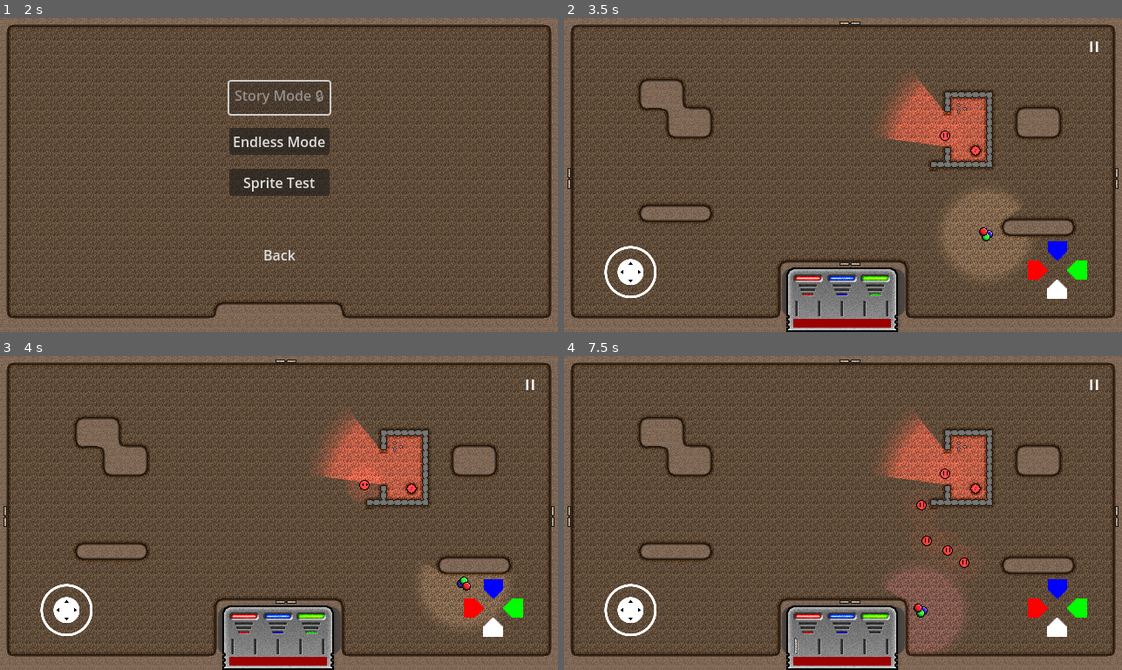
Above: before the commit, frames 1-4 (two rows, left to right).
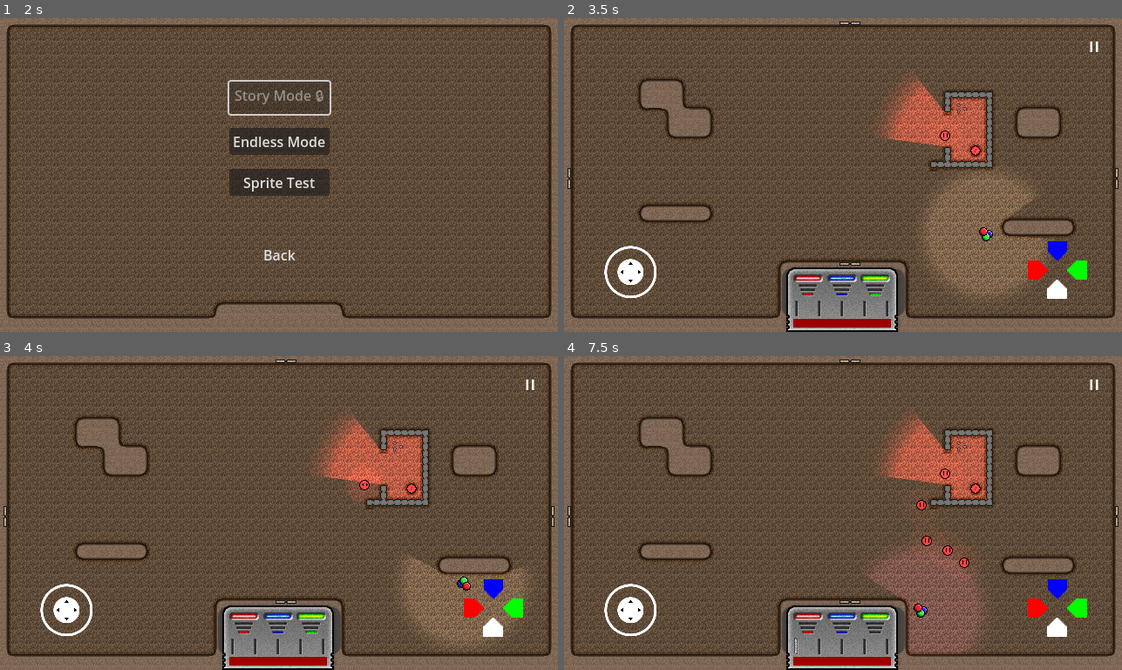
Above: after the commit, the same moments.

Repository: Degenerate-Games/shadows-below
Game: Godot game, scene res://scenes/menus/main_menu.tscn
Same seed, same stepped clock (60 frames per second), same inputs: the game is played once before the commit and once after it. Sound files missing from this copy of the repository are replaced by a short silence.
Inputs (mouse positions are in pixels of both pictures, inside the frame that each line leads up to):
- Up to frame 1 (2 s): click (279, 206) at 0.5 s; click (279, 206) at 1.25 s
- Up to frame 2 (3.5 s): click "Endless Mode" at 2 s; tap Enter at 2.75 s; move the mouse to (965, 159) at 2.77 s; hold D (move_right) from 2.78 s (still down); tap B (bake) at 2.85 s; click (965, 159) at 2.92 s
- Up to frame 3 (4 s): release D (move_right) at 3.5 s; drag from (167, 528) to (424, 572) at 3.52 s
- Up to frame 4 (7.5 s): move the mouse to (898, 443) at 4.27 s; hold D (move_right) 4.28-5 s; tap K (mixing_ui_clear) at 4.35 s; drag from (815, 575) to (976, 487) at 5.02 s; move the mouse to (1010, 560) at 5.77 s; hold A (move_left) 5.78-6.5 s; tap J (mixing_ui_red) at 5.85 s; drag from (675, 465) to (569, 516) at 6.52 s; move the mouse to (870, 513) at 7.27 s; hold S (move_down) from 7.28 s (still down); tap I (mixing_ui_blue) at 7.35 s; click (870, 513) at 7.42 s

Frame 1 is identical in both runs. In frame 2, 1.8% of the frame differs, in the area x 64-87%, y 49-89%; in frame 3, 1.1%; in frame 4, 1.1%.

Commit message:
Add player hit and pickup sounds

Diff:
--- a/scenes/player.tscn
+++ b/scenes/player.tscn
@@ -1,7 +1,11 @@
-[gd_scene load_steps=16 format=3 uid="uid://b0no58d1y44c4"]
+[gd_scene load_steps=20 format=3 uid="uid://b0no58d1y44c4"]
 
 [ext_resource type="Script" path="res://scripts/player.gd" id="1_envdg"]
 [ext_resource type="Texture2D" uid="uid://cf24sdexc2bd1" path="res://assets/sprites/shade_idle.png" id="2_d5y7b"]
+[ext_resource type="AudioStream" uid="uid://diwc70mdqqiua" path="res://assets/audio/sfx/pickupHealth.mp3" id="3_7c1x7"]
+[ext_resource type="AudioStream" uid="uid://d2jjuvhx572av" path="res://assets/audio/sfx/pickupAura.mp3" id="4_e6bhj"]
+[ext_resource type="AudioStream" uid="uid://74c868mibah0" path="res://assets/audio/sfx/pickupShadow.mp3" id="5_uidrs"]
+[ext_resource type="AudioStream" uid="uid://dipg8ls5stxbo" path="res://assets/audio/sfx/playerAuraHit_1.mp3" id="6_l53at"]
 
 [sub_resource type="AtlasTexture" id="AtlasTexture_j87w6"]
 atlas = ExtResource("2_d5y7b")
@@ -82,7 +86,7 @@
 radius = 9.0
 
 [sub_resource type="CircleShape2D" id="CircleShape2D_2pfb1"]
-radius = 54.0
+radius = 81.0247
 
 [node name="Player" type="CharacterBody2D" groups=["player"]]
 y_sort_enabled = true
@@ -99,7 +103,7 @@
 autoplay = "idle"
 
 [node name="PointLight2D" type="PointLight2D" parent="."]
-scale = Vector2(0.5, 0.5)
+scale = Vector2(0.7, 0.7)
 shadow_enabled = true
 texture = SubResource("GradientTexture2D_2ygnd")
 
@@ -120,6 +124,20 @@
 
 [node name="AuraPulseTimer" type="Timer" parent="."]
 
+[node name="Audio" type="Node" parent="."]
+
+[node name="PickupHealth" type="AudioStreamPlayer" parent="Audio"]
+stream = ExtResource("3_7c1x7")
+
+[node name="PickupAura" type="AudioStreamPlayer" parent="Audio"]
+stream = ExtResource("4_e6bhj")
+
+[node name="PickupShadow" type="AudioStreamPlayer" parent="Audio"]
+stream = ExtResource("5_uidrs")
+
+[node name="DamageTaken" type="AudioStreamPlayer" parent="Audio"]
+stream = ExtResource("6_l53at")
+
 [connection signal="area_entered" from="Area2D" to="." method="_on_area_2d_area_entered"]
 [connection signal="area_exited" from="Area2D" to="." method="_on_area_2d_area_exited"]
 [connection signal="body_entered" from="Area2D" to="." method="_on_area_2d_body_entered"]
--- a/scripts/player.gd
+++ b/scripts/player.gd
@@ -76,6 +76,9 @@
 
 func damage_enemies():
 	for enemy in affected_enemies:
+		if not enemy.is_inside_tree():
+			affected_enemies.erase(enemy)
+			continue
 		var enemy_color = enemy.get_color()
 		if enemy_color.r <= aura.color.r and enemy_color.g <= aura.color.g and enemy_color.b <= aura.color.b:
 			enemy.take_damage(1)
@@ -87,6 +90,7 @@
 			interactable.interact()
 
 func take_damage(damage: float):
+	$Audio/DamageTaken.play(0)
 	health -= damage
 	if health <= 0:
 		get_tree().change_scene_to_file("res://scenes/menus/main_menu.tscn")
@@ -101,14 +105,17 @@
 			handle_aura_collected(item)
 
 func handle_shadow_collected(_item):
+	$Audio/PickupShadow.play(0)
 	shadow_collected.emit()
 	pass
 
 func handle_health_collected(_item):
+	$Audio/PickupHealth.play(0)
 	health = min(health + 1, max_health)
 	pass
 
 func handle_aura_collected(_item):
+	$Audio/PickupAura.play(0)
 	aura_pulse_speed_idx = clamp(aura_pulse_speed_idx + 1, 0, aura_pulse_speeds.size() - 1)
 	update_aura_pulse_timer()
 	get_parent().set_aura_pulse_level(aura_pulse_speed_idx)
